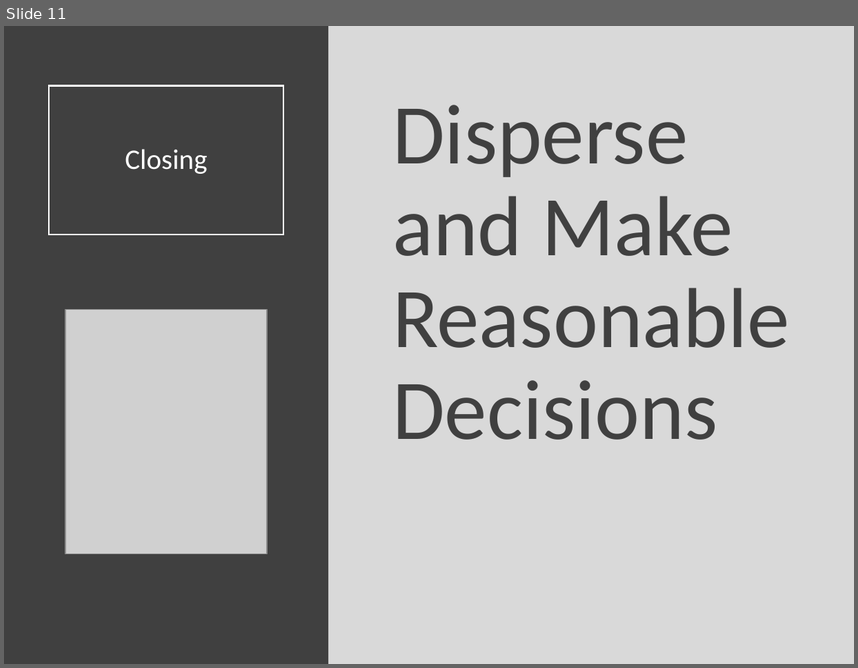
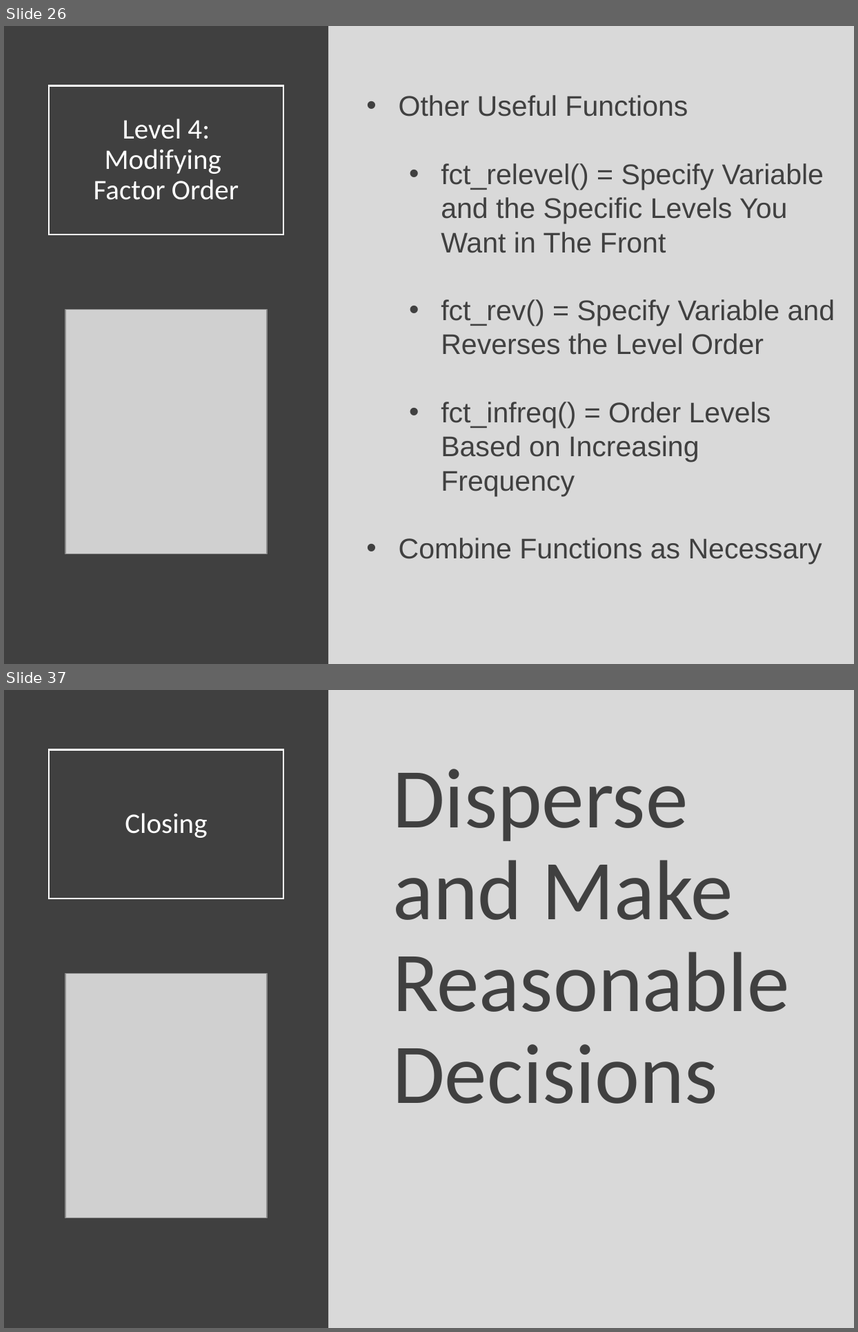
Before and after one commit to Yixf-Self/STOR320_WEBSITE, a slide deck: Lecture/Lecture 17/Lecture 17.pptx. Shown one above the other, each under a label of ours: slide 11 before the commit, slides 26 and 37 after it; the slides between them are not shown. The pictures are 858x668 and 858x1332 pixels, drawn with LibreOffice and Linux fonts; fonts in the diff are those of the drawing; grey boxes stand for pictures. Boxes give left, top, right and bottom in pixels: in the first picture for what was removed or moved away, otherwise in the second. Text is boxed around its words. In the diff, an @@ line names an element or a change of style, - is before the commit and + after.

Commit message:
Lecture 17 Commit

```diff
--- a/Lecture/Lecture 17/Lecture 17.pptx
+++ b/Lecture/Lecture 17/Lecture 17.pptx
@@ slide 26 added at <box>4,26,854,664</box>, background #D9D9D9 @@
@@ rectangle added at <box>4,26,329,664</box>, fill #404040 @@
@@ title added at <box>49,85,283,234</box>, outline #FFFFFF 1.5 pt, 24 pt, text #FFFFFF @@
+Level 4:
+Modifying
+Factor Order
@@ text added at <box>399,95,835,564</box>, 24 pt, text #404040 @@
+• Other Useful Functions
+  • fct_relevel() = Specify Variable and the Specific Levels You Want in The Front
+  • fct_rev() = Specify Variable and Reverses the Level Order
+  • fct_infreq() = Order Levels Based on Increasing Frequency
+• Combine Functions as Necessary
@@ picture added at <box>65,309,267,553</box> @@
@@ what was slide 11 is now slide 37 @@
```
Also in this commit, not shown: 1 slide changed, 25 other slides added, 6 other files.
